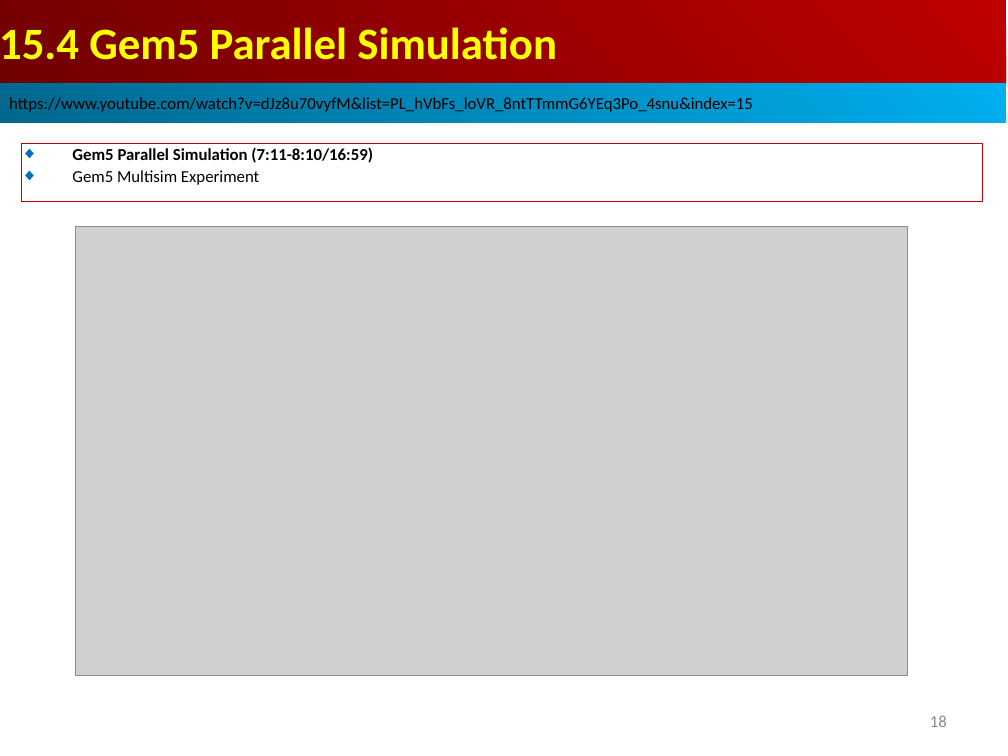
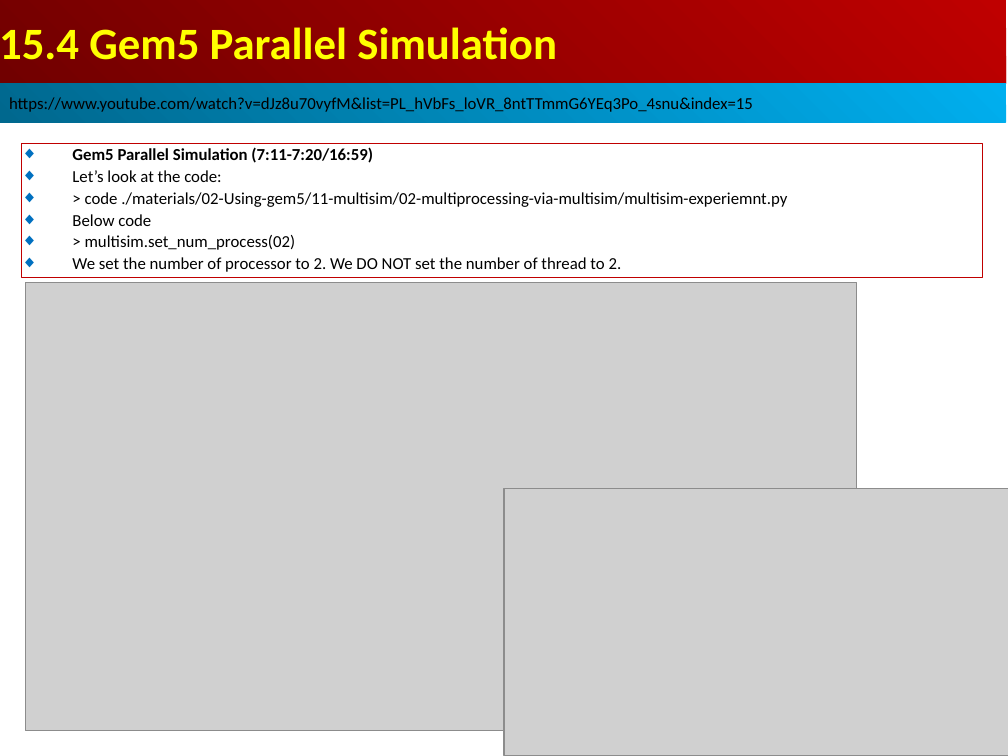
Before and after one commit to peterhchen/AIU_CS850_Gem5_McPAT, a slide deck: slide 18 of 050_Gem5/015.MultiSim/000_Video/015.MultiSim.ppt. Drawn at 1008x756 pixels with LibreOffice and Linux fonts; fonts in the diff are those of the drawing; grey boxes stand for pictures. Boxes give left, top, right and bottom in pixels: in the first picture for what was removed or moved away, otherwise in the second. Text is boxed around its words. In the diff, an @@ line names an element or a change of style, - is before the commit and + after.

```diff
--- a/050_Gem5/015.MultiSim/000_Video/015.MultiSim.ppt
+++ b/050_Gem5/015.MultiSim/000_Video/015.MultiSim.ppt
@@ rectangle "Gem5 Parallel Simulation (7:11-7:20/16:59)": place and size @@
-rectangle "Gem5 Parallel Simulation (7:11-7:20/16:59)" at (21,143,983,202)
+rectangle "Gem5 Parallel Simulation (7:11-7:20/16:59)" at (21,143,983,277)
@@ text in rectangle at (72,147,787,272): text changed; bold off @@
-◆ Gem5 Parallel Simulation (7:11-8:10/16:59)
-◆ Gem5 Multisim Experiment
+◆ Gem5 Parallel Simulation (7:11-7:20/16:59)
+◆ Let’s look at the code:
+◆ > code ./materials/02-Using-gem5/11-multisim/02-multiprocessing-via-multisim/multisim-experiemnt.py
+◆ Below code
+◆ > multisim.set_num_process(02)
+◆ We set the number of processor to 2. We DO NOT set the number of thread to 2.
@@ picture: place and size @@
-picture at (76,227,907,675)
+picture at (25,282,857,731)
@@ picture added at (504,488,1008,756) @@
@@ page number removed at (930,715,947,727) @@
-18
```
